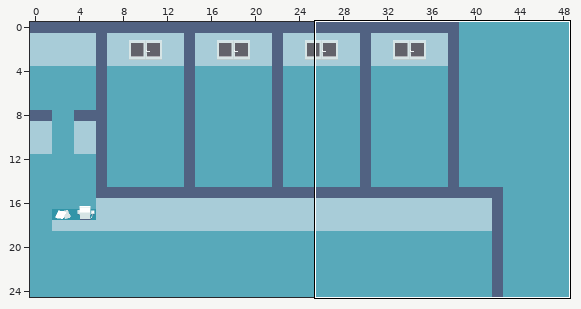
Tiled map (JSON) -- resources/level/hospital.json. The picture above shows the old version from afar; the outline marks the close-up.
Close-up. Old version:
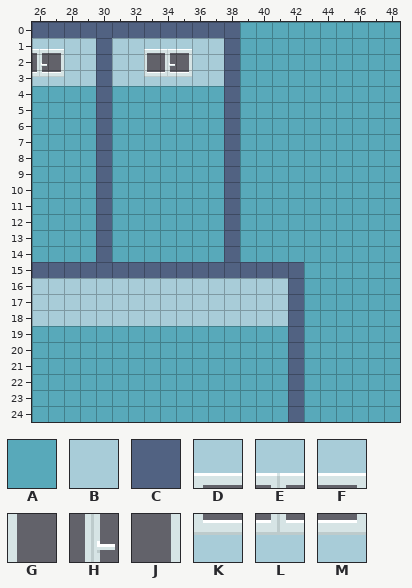
Cells are 16x16 px. Shown: x 26..48, y 0..24. The commit also changed other parts of the map, which this record leaves out.
Key: from "sprites": A 0, B 1, C 11, D 34, E 35, F 36, G 44, H 45, J 46, K 54, L 55, M 56.
_ is an empty cell.
Layers that did not change in this view are not listed.
Layer "Walls" before, first column x 26:
 0 CCCCCCCCCCCCCAAAAAAAAAA
 1 EFBBCBBDEFBBCAAAAAAAAAA
 2 HJBBCBBGHJBBCAAAAAAAAAA
 3 LMBBCBBKLMBBCAAAAAAAAAA
 4 AAAACAAAAAAACAAAAAAAAAA
 5 AAAACAAAAAAACAAAAAAAAAA
 6 AAAACAAAAAAACAAAAAAAAAA
 7 AAAACAAAAAAACAAAAAAAAAA
 8 AAAACAAAAAAACAAAAAAAAAA
 9 AAAACAAAAAAACAAAAAAAAAA
10 AAAACAAAAAAACAAAAAAAAAA
11 AAAACAAAAAAACAAAAAAAAAA
12 AAAACAAAAAAACAAAAAAAAAA
13 AAAACAAAAAAACAAAAAAAAAA
14 AAAACAAAAAAACAAAAAAAAAA
15 CCCCCCCCCCCCCCCCCAAAAAA
16 BBBBBBBBBBBBBBBBCAAAAAA
17 BBBBBBBBBBBBBBBBCAAAAAA
18 BBBBBBBBBBBBBBBBCAAAAAA
19 AAAAAAAAAAAAAAAACAAAAAA
20 AAAAAAAAAAAAAAAACAAAAAA
21 AAAAAAAAAAAAAAAACAAAAAA
22 AAAAAAAAAAAAAAAACAAAAAA
23 AAAAAAAAAAAAAAAACAAAAAA
24 AAAAAAAAAAAAAAAACAAAAAA
The result:
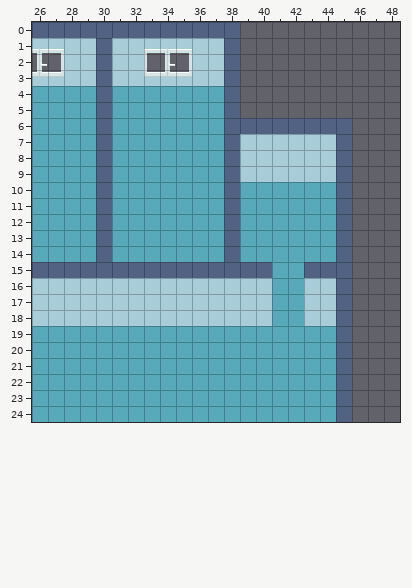
What changed:
Layer "Walls":
y 0..5: x 39..48 AAAAAAAAAA -> __________
y 6: x 39..48 AAAAAAAAAA -> CCCCCCC___
y 7..9: x 39..48 AAAAAAAAAA -> BBBBBBC___
y 10..14: x 45..48 AAAA -> C___
y 15: x 41..48 CCAAAAAA -> AACCC___
y 16..18: x 41..48 BCAAAAAA -> AABBC___
y 19..24: x 42 C -> A; x 45..48 AAAA -> C___
